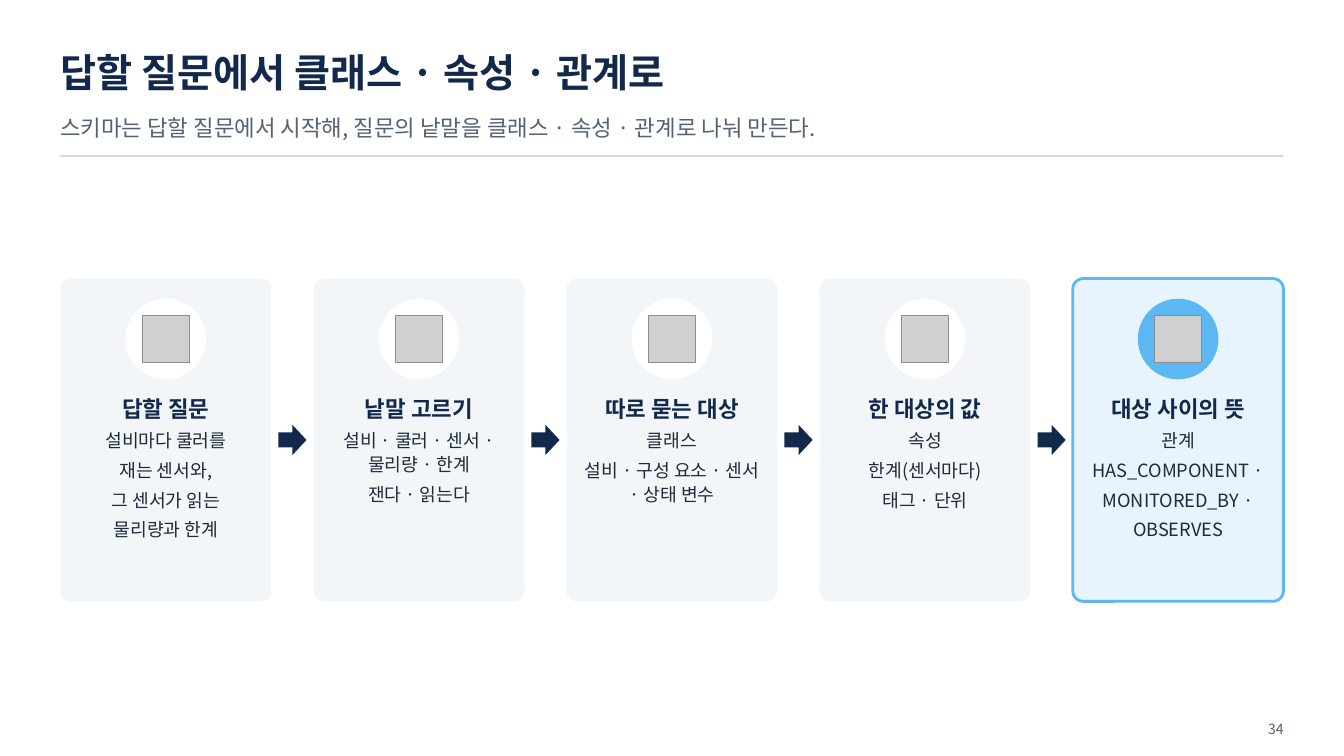
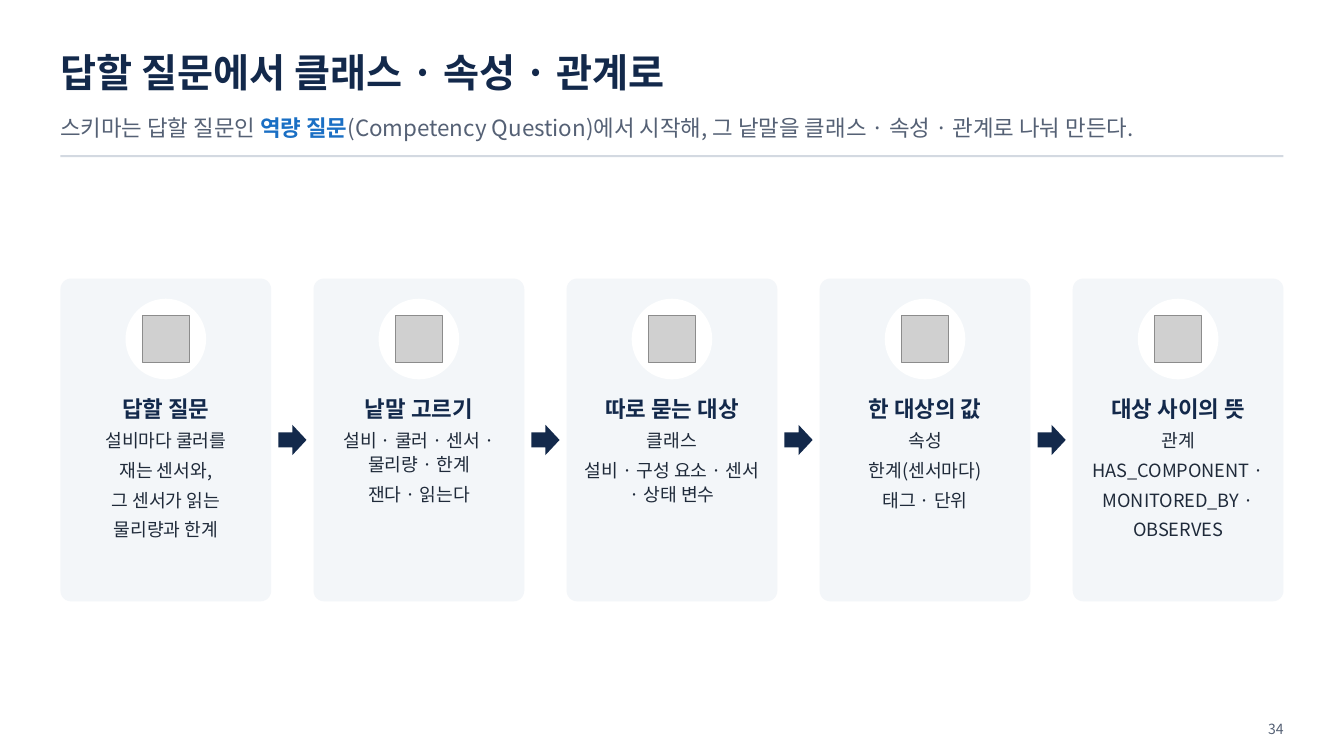
Before and after one commit to uengine-oss/hyd-iot-edu, a slide deck: slide 34 of workspace/강의제작/산출물/통합반/이론/02회차/통합반_02일차.pptx. Drawn at 1344x756 pixels with LibreOffice and Linux fonts; fonts in the diff are those of the drawing; grey boxes stand for pictures. Boxes give left, top, right and bottom in pixels: in the first picture for what was removed or moved away, otherwise in the second. Text is boxed around its words. In the diff, an @@ line names an element or a change of style, - is before the commit and + after.

Commit message:
통합 1 · 2회차 이론: 개수 · 순번만 세는 말 · 그림 꾸밈 설명 · 간지 첫 문장 싱크를 고치고(1회차 26장, 2회차 대본 · 노트, 확정 화면 고칠 거리와 32 · 33장 괄호 영문 · 굵게 16곳 · 「쿨러 사건에서」 칸 → 「예」), 적대 검토 지적까지 반영 · 대본 S-3 · S-10, 영상 V-2 · V-11 · V-13 · V-15(세 세션 판) · 배포 B-2를 유튜브.py로 올리는 길로 · 장닫음.py 줄 끝 LF

```diff
--- a/workspace/강의제작/산출물/통합반/이론/02회차/통합반_02일차.pptx
+++ b/workspace/강의제작/산출물/통합반/이론/02회차/통합반_02일차.pptx
@@ text at <box>60,117,1134,141</box>: text changed @@
-스키마는 답할 질문에서 시작해, 질문의 낱말을 클래스 · 속성 · 관계로 나눠 만든다.
+스키마는 답할 질문인 역량 질문(Competency Question)에서 시작해, 그 낱말을 클래스 · 속성 · 관계로 나눠 만든다.
@@ rounded rectangle at <box>1073,278,1284,601</box>: fill #E7F3FD to #F3F6F9; outline #5CB8F2 2 pt to none @@
@@ ellipse at <box>1138,298,1219,379</box>: fill #5CB8F2 to #FFFFFF @@
```
Also in this commit, not shown: 26 other slides changed, 23 other files.
